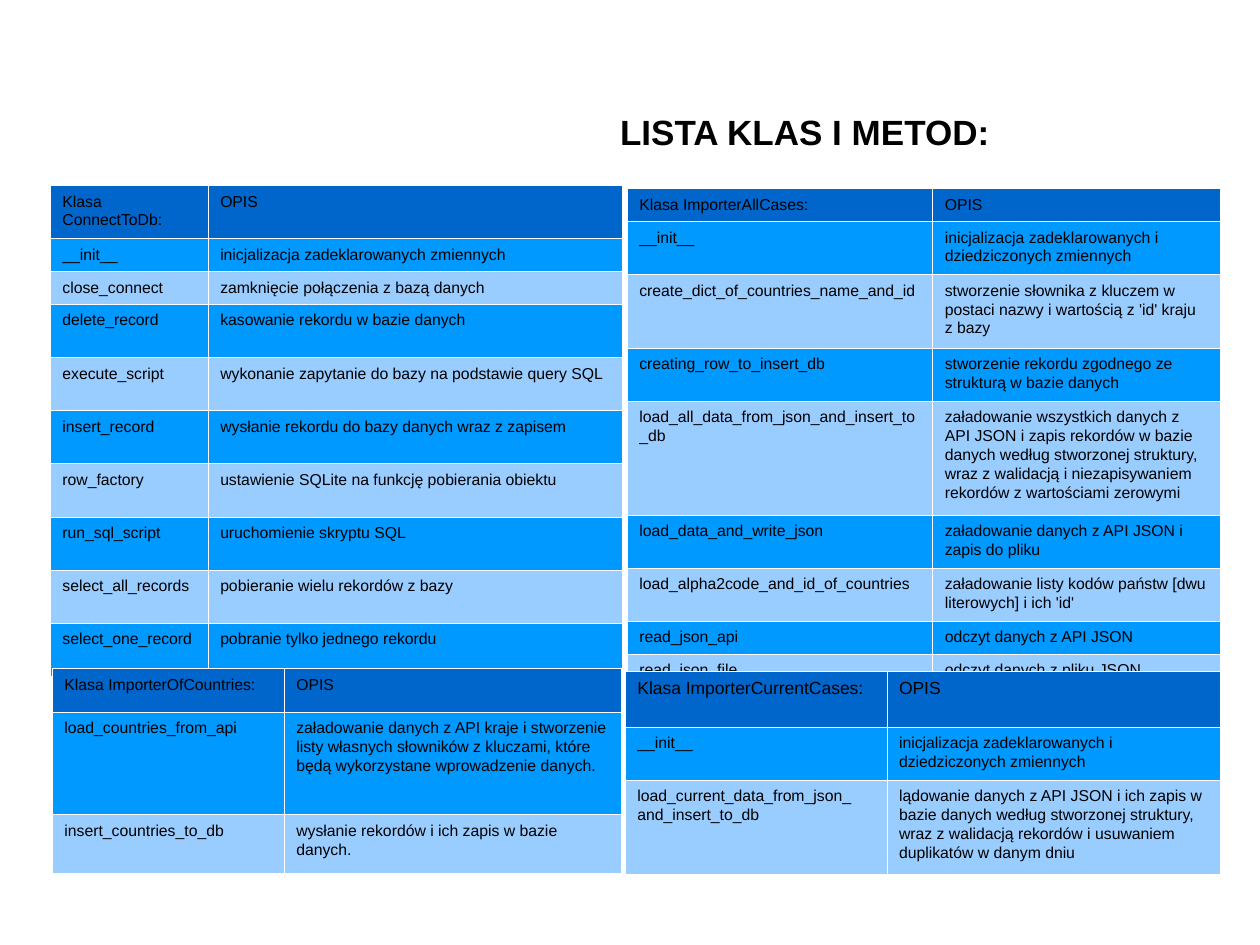
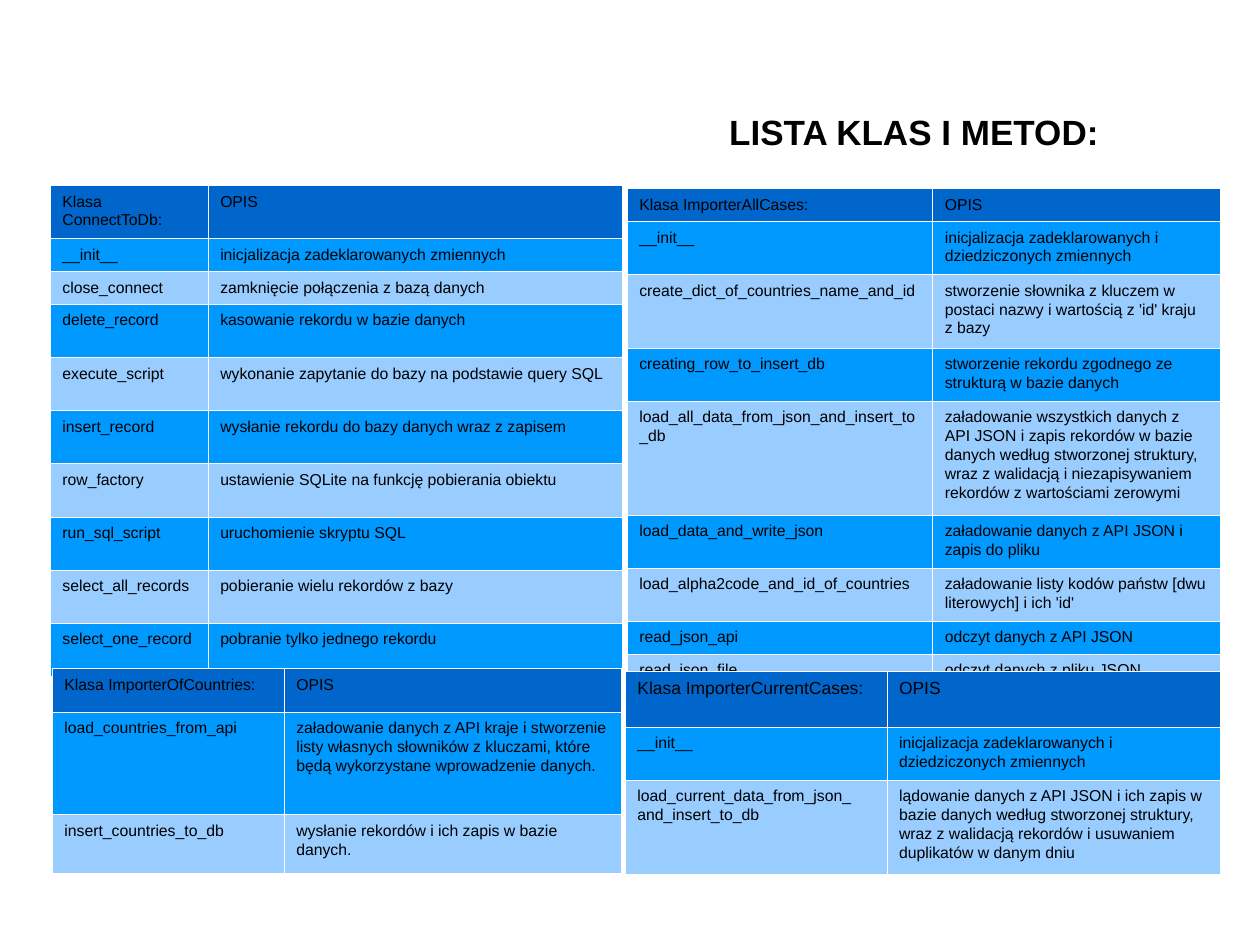
Before and after one commit to janiszewskibartlomiej/COVID-19-Thesis-Postgraduate_studies_on_WSB, a slide deck: slide 12 of docs/WSB_prezentacja_pracy_dyplomowej.pptx. Drawn at 1260x945 pixels with LibreOffice and Linux fonts; fonts in the diff are those of the drawing; background and template pictures are left out. Boxes give left, top, right and bottom in pixels: in the first picture for what was removed or moved away, otherwise in the second. Text is boxed around its words. In the diff, an @@ line names an element or a change of style, - is before the commit and + after.

```diff
--- a/docs/WSB_prezentacja_pracy_dyplomowej.pptx
+++ b/docs/WSB_prezentacja_pracy_dyplomowej.pptx
@@ text "LISTA KLAS I METOD:": place and size @@
-text "LISTA KLAS I METOD:" at [620, 120, 990, 146]
+text "LISTA KLAS I METOD:" at [729, 120, 1099, 146]
```
Also in this commit, not shown: 9 other slides changed, 7 other files.
